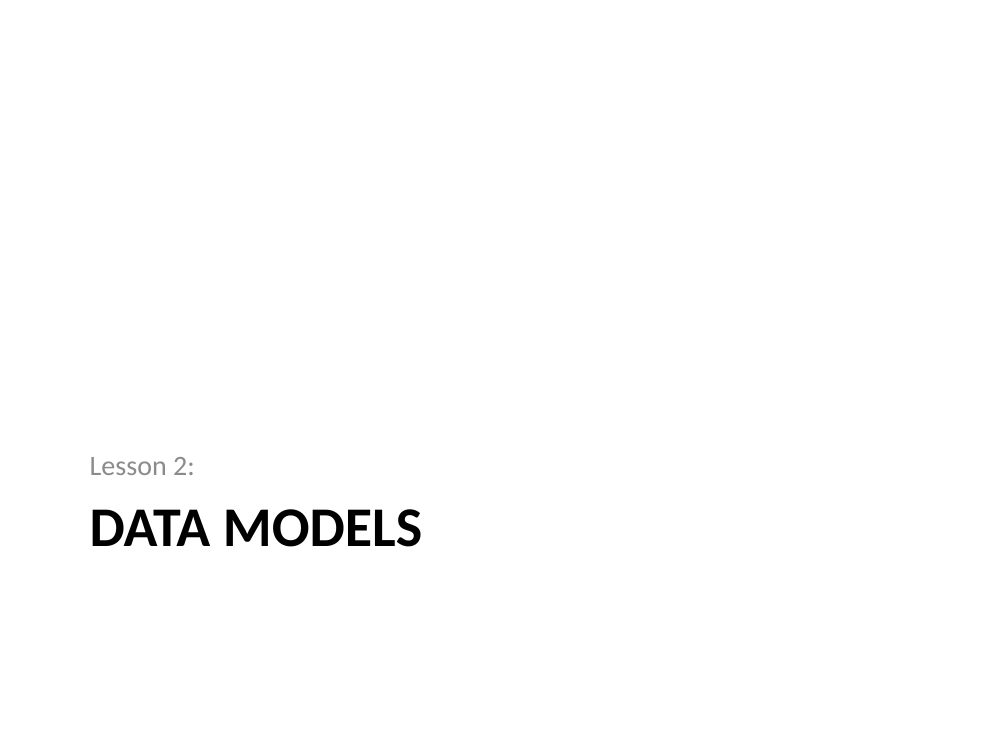
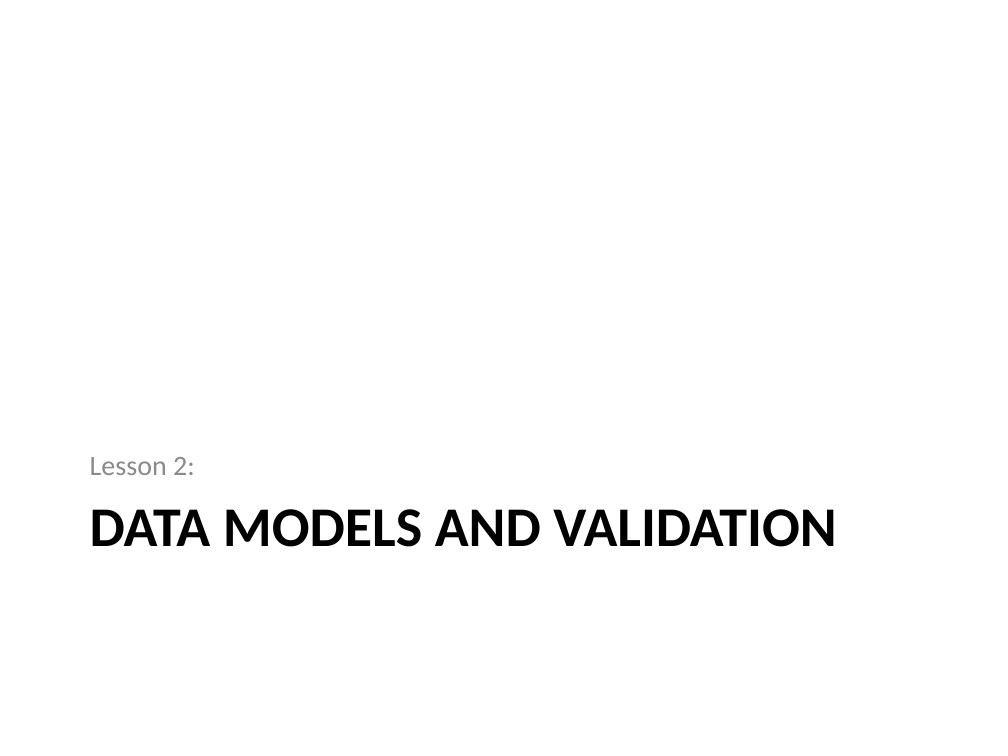
Before and after one commit to PHPEmbark/curriculum, a slide deck: slide 21 of course/4 - Organization and Projects/Organization and Projects.pptx. Drawn at 1008x756 pixels with LibreOffice and Linux fonts; fonts in the diff are those of the drawing. Boxes give left, top, right and bottom in pixels: in the first picture for what was removed or moved away, otherwise in the second. Text is boxed around its words. In the diff, an @@ line names an element or a change of style, - is before the commit and + after.

```diff
--- a/course/4 - Organization and Projects/Organization and Projects.pptx
+++ b/course/4 - Organization and Projects/Organization and Projects.pptx
@@ title at (90,509,836,547): text changed @@
-DATA MODELS
+DATA MODELS AND VALIDATION
```
Also in this commit, not shown: 4 other slides changed, 8 slides added, 1 slide removed, 11 other files.
